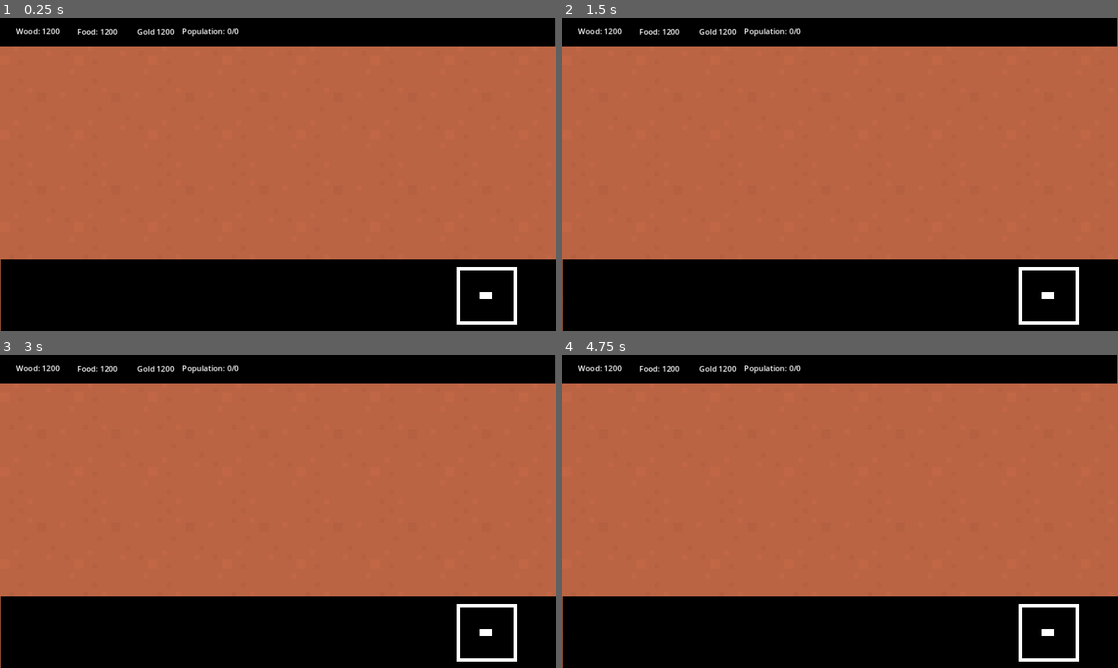
Above: before the commit, frames 1-4 (two rows, left to right).
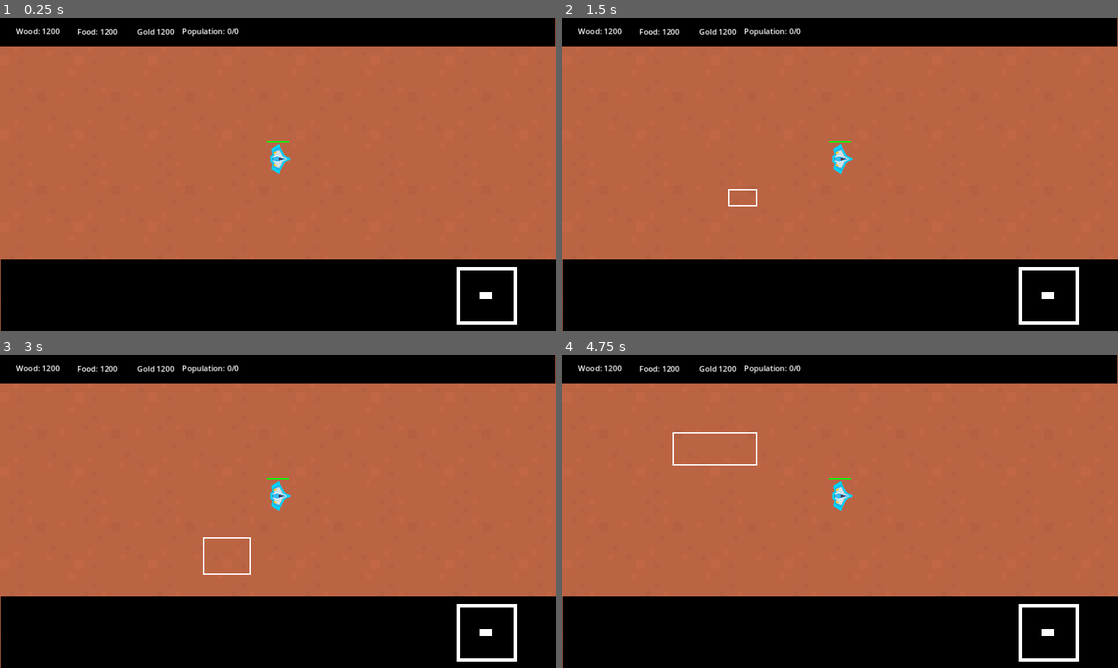
Above: after the commit, the same moments.

Repository: niamh-d/godot-rts
Game: Godot game, scene res://scenes/main/main.tscn
The game is run twice, just before and just after one commit, with the same random seed, the same clock (stepped at 60 frames per second) and the same inputs.
Inputs (mouse positions are in pixels of both pictures, inside the frame that each line leads up to):
- Up to frame 1 (0.25 s): no input
- Up to frame 2 (1.5 s): tap Enter at 0.5 s; move the mouse to (962, 158) at 0.52 s; click (962, 158) at 0.67 s; tap Space at 1.25 s; drag from (728, 190) to (812, 237) at 1.27 s
- Up to frame 3 (3 s): tap Enter at 2 s; move the mouse to (333, 442) at 2.02 s; click (333, 442) at 2.17 s; tap Space at 2.75 s; drag from (250, 574) to (111, 464) at 2.77 s
- Up to frame 4 (4.75 s): move the mouse to (1006, 558) at 3.52 s; click (1006, 558) at 3.67 s; tap Enter at 4.25 s; drag from (673, 464) to (756, 433) at 4.27 s

The runs differ from the first frame. In frame 1, 0.2% of the frame differs, in the area x 48-53%, y 39-50%; in frame 2, 0.3%; in frame 3, 0.3%; in frame 4, 0.4%, in the area x 19-53%, y 24-50%.

Commit message:
worker scene and animation

Diff:
--- a/scenes/main/main.tscn
+++ b/scenes/main/main.tscn
@@ -9,6 +9,7 @@
 [ext_resource type="Texture2D" uid="uid://dshirno2fx1f" path="res://art/farm.png" id="3_7u6m1"]
 [ext_resource type="Script" path="res://scenes/main/tile_map_layer.gd" id="3_fahi4"]
 [ext_resource type="Texture2D" uid="uid://tjnjtm3gv56v" path="res://art/barracks.png" id="4_rc2w4"]
+[ext_resource type="PackedScene" uid="uid://blkfh84nbicpu" path="res://scenes/worker/worker.tscn" id="4_s5rmr"]
 [ext_resource type="Texture2D" uid="uid://bf7scmh3mmlwy" path="res://art/range.png" id="5_bsp2h"]
 [ext_resource type="Texture2D" uid="uid://btywg7dtung1p" path="res://art/tower.png" id="6_5yngy"]
 [ext_resource type="Script" path="res://scenes/main/camera.gd" id="7_1lofc"]
@@ -2696,10 +2697,14 @@
 script = ExtResource("1_syd6k")
 
 [node name="TileMapLayer" type="TileMapLayer" parent="GameObjects"]
+z_index = -1
 scale = Vector2(2.4, 2.4)
 tile_map_data = PackedByteArray("AAD7//r/AAAAAAEAAAD7//v/AAAAAAIAAAD7//z/AAAAAAMAAAD7//3/AAAAAAAAAAD8//r/AAABAAEAAAD8// …(211120 unchanged characters)…
 tile_set = SubResource("TileSet_ebq7r")
 script = ExtResource("3_fahi4")
+
+[node name="Worker" parent="GameObjects" instance=ExtResource("4_s5rmr")]
+position = Vector2(580, 291)
 
 [node name="UI" type="CanvasLayer" parent="."]
 script = ExtResource("1_rqosp")
--- /dev/null
+++ b/scenes/worker/worker.tscn
@@ -0,0 +1,204 @@
+[gd_scene load_steps=10 format=3 uid="uid://blkfh84nbicpu"]
+
+[ext_resource type="Texture2D" uid="uid://dp0c7t6ean6ne" path="res://art/playerShip2_blue.png" id="1_ck8ry"]
+
+[sub_resource type="CircleShape2D" id="CircleShape2D_f4qov"]
+radius = 11.0
+
+[sub_resource type="CircleShape2D" id="CircleShape2D_8dmd8"]
+radius = 26.0
+
+[sub_resource type="CircleShape2D" id="CircleShape2D_25w8c"]
+
+[sub_resource type="StyleBoxFlat" id="StyleBoxFlat_rm42s"]
+bg_color = Color(0, 0, 0, 1)
+
+[sub_resource type="StyleBoxFlat" id="StyleBoxFlat_s3fwp"]
+bg_color = Color(0, 1, 0, 1)
+
+[sub_resource type="Animation" id="Animation_nhyt5"]
+resource_name = "use_tools"
+step = 0.1
+tracks/0/type = "value"
+tracks/0/imported = false
+tracks/0/enabled = true
+tracks/0/path = NodePath("Area2DTools:visible")
+tracks/0/interp = 1
+tracks/0/loop_wrap = true
+tracks/0/keys = {
+"times": PackedFloat32Array(0, 1),
+"transitions": PackedFloat32Array(1, 1),
+"update": 1,
+"values": [true, false]
+}
+tracks/1/type = "value"
+tracks/1/imported = false
+tracks/1/enabled = true
+tracks/1/path = NodePath("Area2DTools/CollisionShape2D:disabled")
+tracks/1/interp = 1
+tracks/1/loop_wrap = true
+tracks/1/keys = {
+"times": PackedFloat32Array(0, 1),
+"transitions": PackedFloat32Array(1, 1),
+"update": 1,
+"values": [false, true]
+}
+tracks/2/type = "value"
+tracks/2/imported = false
+tracks/2/enabled = true
+tracks/2/path = NodePath("Area2DTools/CollisionShape2D:scale")
+tracks/2/interp = 1
+tracks/2/loop_wrap = true
+tracks/2/keys = {
+"times": PackedFloat32Array(0, 0.5, 1),
+"transitions": PackedFloat32Array(1, 1, 1),
+"update": 0,
+"values": [Vector2(1, 1), Vector2(2.6, 2.6), Vector2(2.6, 2.6)]
+}
+tracks/3/type = "value"
+tracks/3/imported = false
+tracks/3/enabled = true
+tracks/3/path = NodePath("Body:scale")
+tracks/3/interp = 1
+tracks/3/loop_wrap = true
+tracks/3/keys = {
+"times": PackedFloat32Array(0, 0.5, 1),
+"transitions": PackedFloat32Array(1, 1, 1),
+"update": 0,
+"values": [Vector2(1, 1), Vector2(1.2, 1.2), Vector2(1, 1)]
+}
+
+[sub_resource type="Animation" id="Animation_8g88i"]
+length = 0.001
+tracks/0/type = "value"
+tracks/0/imported = false
+tracks/0/enabled = true
+tracks/0/path = NodePath("Area2DTools:visible")
+tracks/0/interp = 1
+tracks/0/loop_wrap = true
+tracks/0/keys = {
+"times": PackedFloat32Array(0),
+"transitions": PackedFloat32Array(1),
+"update": 1,
+"values": [false]
+}
+tracks/1/type = "value"
+tracks/1/imported = false
+tracks/1/enabled = true
+tracks/1/path = NodePath("Area2DTools/CollisionShape2D:disabled")
+tracks/1/interp = 1
+tracks/1/loop_wrap = true
+tracks/1/keys = {
+"times": PackedFloat32Array(0),
+"transitions": PackedFloat32Array(1),
+"update": 1,
+"values": [true]
+}
+tracks/2/type = "value"
+tracks/2/imported = false
+tracks/2/enabled = true
+tracks/2/path = NodePath("Area2DTools/CollisionShape2D:scale")
+tracks/2/interp = 1
+tracks/2/loop_wrap = true
+tracks/2/keys = {
+"times": PackedFloat32Array(0),
+"transitions": PackedFloat32Array(1),
+"update": 0,
+"values": [Vector2(1, 1)]
+}
+tracks/3/type = "value"
+tracks/3/imported = false
+tracks/3/enabled = true
+tracks/3/path = NodePath("Body:scale")
+tracks/3/interp = 1
+tracks/3/loop_wrap = true
+tracks/3/keys = {
+"times": PackedFloat32Array(0),
+"transitions": PackedFloat32Array(1),
+"update": 0,
+"values": [Vector2(1, 1)]
+}
+
+[sub_resource type="AnimationLibrary" id="AnimationLibrary_b86n7"]
+_data = {
+"RESET": SubResource("Animation_8g88i"),
+"use_tools": SubResource("Animation_nhyt5")
+}
+
+[node name="Worker" type="CharacterBody2D"]
+z_index = 30
+collision_layer = 3
+collision_mask = 3
+motion_mode = 1
+safe_margin = 5.0
+
+[node name="Body" type="Node2D" parent="."]
+
+[node name="backSprite" type="Sprite2D" parent="Body"]
+clip_children = 2
+position = Vector2(1, 0)
+rotation = 1.5708
+scale = Vector2(0.55, 0.55)
+texture = ExtResource("1_ck8ry")
+
+[node name="ColorRect" type="ColorRect" parent="Body/backSprite"]
+offset_left = -62.0
+offset_top = -46.0
+offset_right = 69.0
+offset_bottom = 51.0
+color = Color(0, 0.815686, 1, 1)
+
+[node name="Sprite2D" type="Sprite2D" parent="Body"]
+rotation = 1.5708
+scale = Vector2(0.4, 0.4)
+texture = ExtResource("1_ck8ry")
+
+[node name="CollisionShape2D" type="CollisionShape2D" parent="."]
+position = Vector2(-3, 0)
+shape = SubResource("CircleShape2D_f4qov")
+
+[node name="Area2D" type="Area2D" parent="."]
+
+[node name="CollisionShape2D" type="CollisionShape2D" parent="Area2D"]
+position = Vector2(-3, 0)
+shape = SubResource("CircleShape2D_8dmd8")
+
+[node name="Area2DTools" type="Area2D" parent="." groups=["worker_tools"]]
+visible = false
+
+[node name="CollisionShape2D" type="CollisionShape2D" parent="Area2DTools"]
+position = Vector2(-3, 0)
+shape = SubResource("CircleShape2D_25w8c")
+disabled = true
+
+[node name="ProgressBar" type="ProgressBar" parent="."]
+offset_left = -27.0
+offset_top = -37.0
+offset_right = 19.0
+offset_bottom = -34.0
+theme_override_styles/background = SubResource("StyleBoxFlat_rm42s")
+theme_override_styles/fill = SubResource("StyleBoxFlat_s3fwp")
+max_value = 10.0
+value = 10.0
+show_percentage = false
+
+[node name="NavigationAgent2D" type="NavigationAgent2D" parent="."]
+path_desired_distance = 25.0
+path_max_distance = 10.0
+path_postprocessing = 1
+simplify_path = true
+avoidance_enabled = true
+debug_enabled = true
+
+[node name="TimerStillTooLong" type="Timer" parent="."]
+wait_time = 2.0
+one_shot = true
+
+[node name="TimerShoot" type="Timer" parent="."]
+wait_time = 2.0
+one_shot = true
+
+[node name="AnimationPlayer" type="AnimationPlayer" parent="."]
+libraries = {
+"": SubResource("AnimationLibrary_b86n7")
+}
Binary file added: art/playerShip2_blue.png
Not shown, added: art/playerShip2_blue.png.import
Not shown: 1 places in scenes/main/main.tscn that only renumber resources
Not shown, changed: .DS_Store
